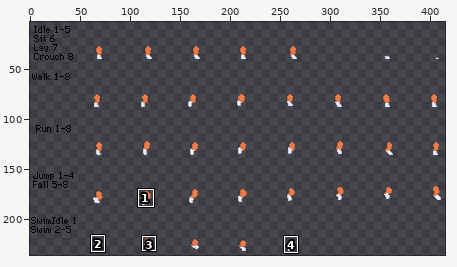
Two states of a sprite sheet, humanoid/wr/flareon/legs/hindlegBack.png. The picture above shows the old version from afar; the outline marks the close-up.
Close-up. Before:
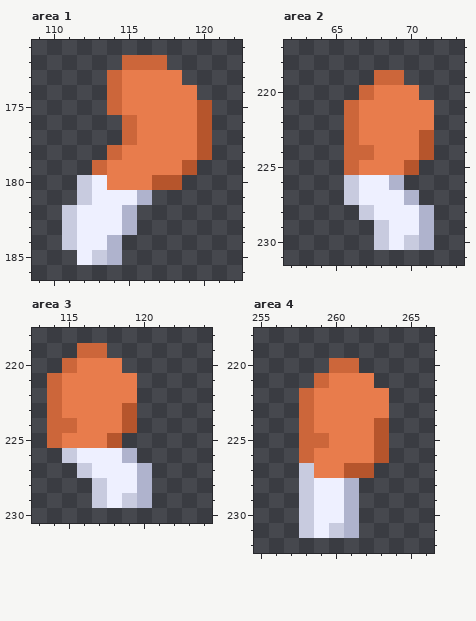
The file is 432x240 pixels. Shown: area 1: x 109..122, y 171..186; area 2: x 62..73, y 217..231; area 3: x 113..124, y 218..230; area 4: x 255..266, y 218..232. The wide view leaves out empty margins. The commit also changed other parts of the picture, which this record leaves out.
Once edited:
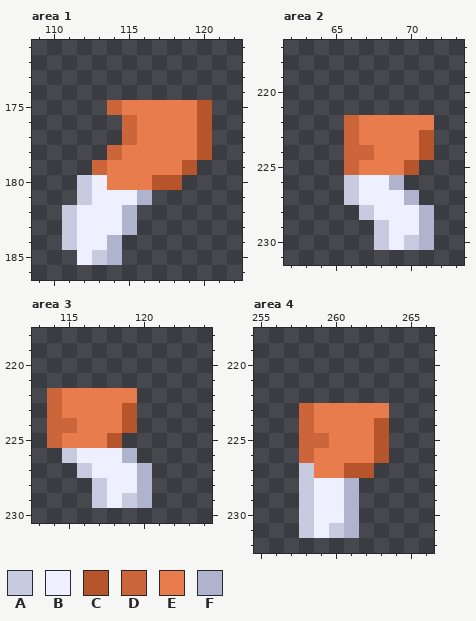
Palette (. is transparent): A #c8cbdf  B #eef0ff  C #b6552c  D #cc663a  E #e87c4c  F #afb3cd
From old to new:
Area 1:
y 172: x 115..117 DDD -> ...
y 173: x 114..118 DEEEE -> .....
y 174: x 114..119 DEEEEE -> ......
Area 2:
y 219: x 68..69 DD -> ..
y 220: x 67..70 DEEE -> ....
y 221: x 66..71 DEEEEE -> ......
Area 3:
y 219: x 116..117 DD -> ..
y 220: x 115..118 DEEE -> ....
y 221: x 114..119 DEEEEE -> ......
Area 4:
y 220: x 260..261 DD -> ..
y 221: x 259..262 DEEE -> ....
y 222: x 258..263 DEEEEE -> ......
Pixel boxes of the changes (left, top, right, bottom) in both close-ups:
erased: (107, 55, 197, 100)
erased: (344, 70, 434, 115)
erased: (47, 343, 137, 388)
erased: (299, 358, 389, 403)
